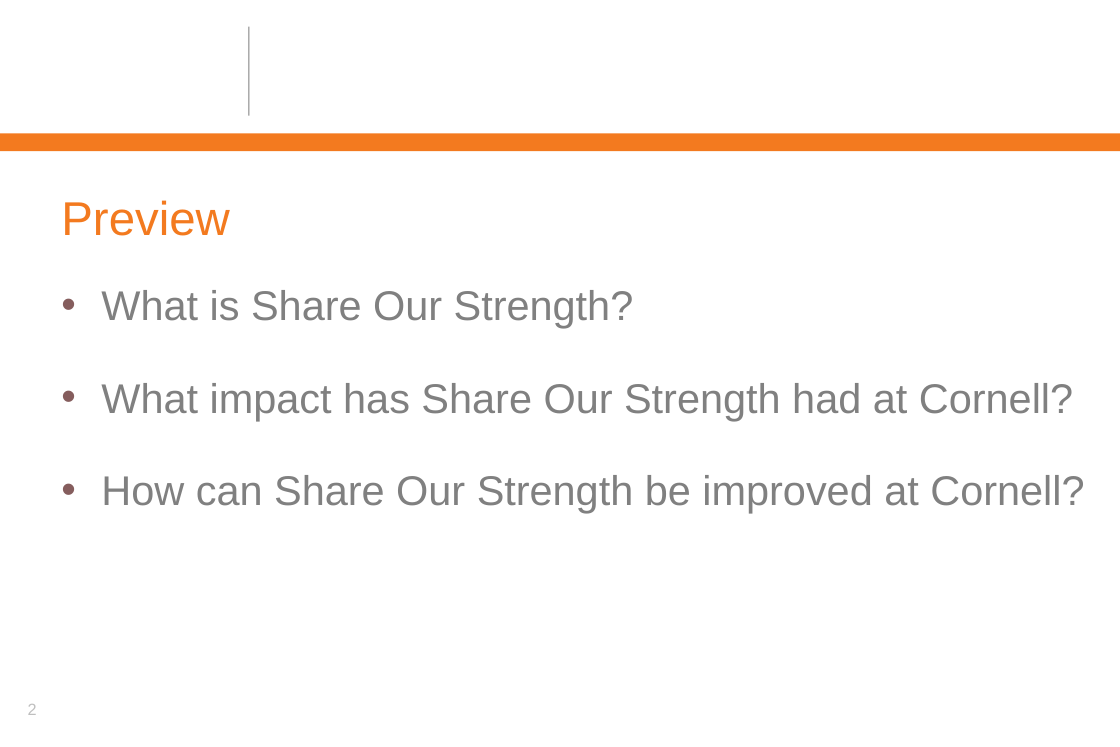
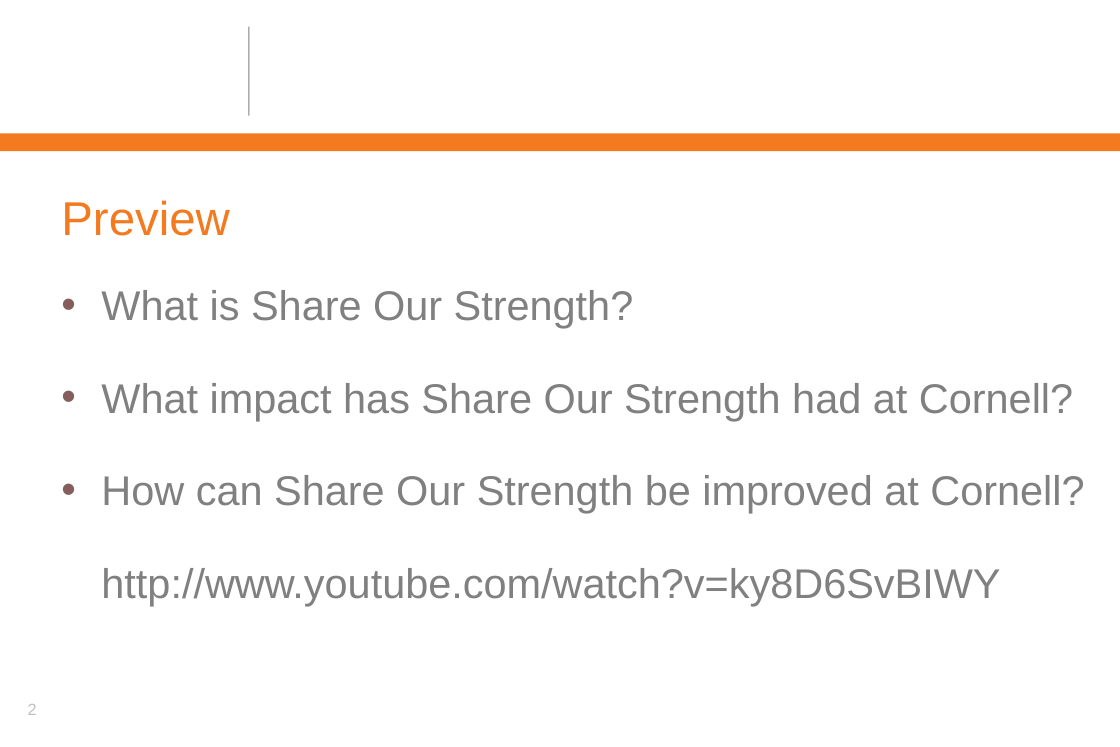
Before and after one commit to DonkeyOatie/rpitransfer, a slide deck: slide 2 of testopt.odp. Drawn at 1120x747 pixels with LibreOffice and Linux fonts; fonts in the diff are those of the drawing; background and template pictures are left out. Boxes give left, top, right and bottom in pixels: in the first picture for what was removed or moved away, otherwise in the second. Text is boxed around its words. In the diff, an @@ line names an element or a change of style, - is before the commit and + after.

```diff
--- a/testopt.odp
+++ b/testopt.odp
@@ text at [101,568,1000,606]: paragraph added @@
+http://www.youtube.com/watch?v=ky8D6SvBIWY
```
Also in this commit, not shown: 1 other slide changed, 2 other files.
